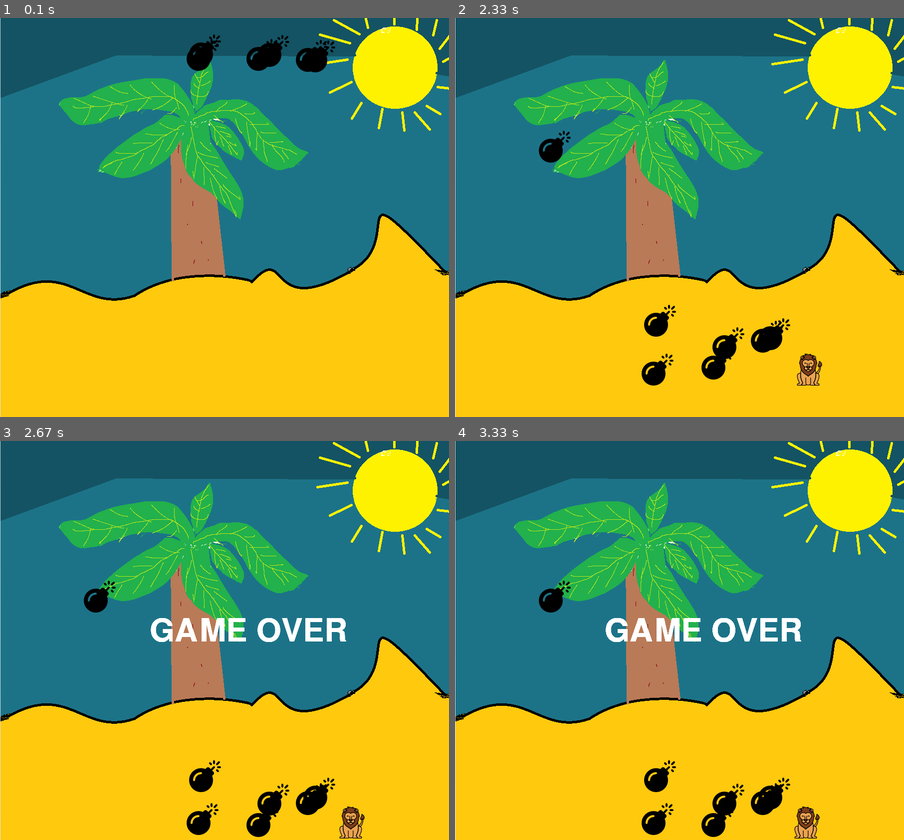
Above: before the commit, frames 1-4 (two rows, left to right).
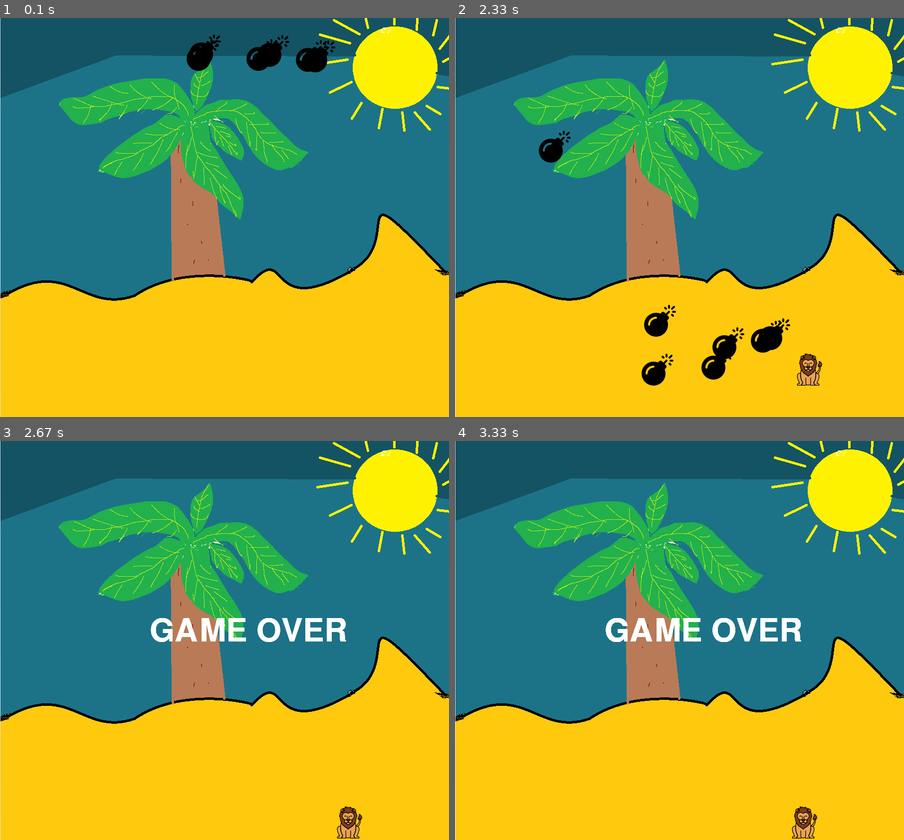
Above: after the commit, the same moments.

Repository: LiO12-user/pygame
Game: pygame game, started from main.py
Same seed, same stepped clock (60 frames per second), same inputs: the game is played once before the commit and once after it.
Inputs:
- Up to frame 1 (0.1 s): no input
- Up to frame 2 (2.33 s): hold Right 0.33-0.8 s; hold Up 0.83-1.13 s; hold Right 1.17-1.63 s; hold Left 1.67-2.2 s; hold Down from 2.23 s (still down)
- Up to frame 3 (2.67 s): release Down at 2.53 s; hold Left from 2.57 s (still down)
- Up to frame 4 (3.33 s): release Left at 2.97 s

Frames 1-2 are identical in both runs. In frame 3, 2.1% of the frame differs, in the area x 18-82%, y 35-100%; in frame 4, 2.1%.

Commit message:
collision detection

Diff:
--- a/main.py
+++ b/main.py
@@ -18,6 +18,7 @@
 counter = 0
 
 # skakanie
+# if img y + 64
 
 pg.display.set_caption('lukas')
 img_pos_x = 0  # #sirka
@@ -37,6 +38,7 @@
 bomb_y = []
 num_of_bombs = 6
 z = num_of_bombs
+k = num_of_bombs
 
 # font
 over_font = pygame.font.Font('freesansbold.ttf', 64)
@@ -113,22 +115,22 @@
     bomb_x.append(random.randint(0, 900 - 64))
     bomb_img.append(pg.image.load('imgs/bomb.png'))
 
-
-
-
 # game loop
+
+n = num_of_bombs
+
+
 is_running = True
 while is_running:
 
     # collision detection
     for i in range(num_of_bombs):
-        if bomb_y[i] < img_pos_y and bomb_y[i] + 64 > img_pos_y and bomb_x[i] < img_pos_x and bomb_x[
-            i] + 64 > img_pos_x:
-            print(num_of_bombs)
+        if bomb_y[i] < img_pos_y and bomb_y[i] + 64 > img_pos_y and bomb_x[i] < img_pos_x and bomb_x[i] + 64 > img_pos_x or img_pos_y + 64 > bomb_y[i] and img_pos_y < bomb_y[i] + 64 and img_pos_x + 64 > bomb_x[i] and img_pos_x < bomb_x[i] + 64:
             for j in range(num_of_bombs):
                 bomb_y[j] = -1000
             mixer.music.stop()
             is_running = False
+
 
     screen.fill((0, 0, 0))
 
@@ -187,34 +189,13 @@
     if can_add:
         if counter % 100 == 0:
             num_of_bombs += 1
-            print(counter)
-            print(num_of_bombs)
             add_new_bomb()
 
     if counter >= 400:
         can_add = False
 
-
-    for i in range(num_of_bombs):
-        if bomb_y[i] < img_pos_y and bomb_y[i] + 64 > img_pos_y and bomb_x[i] < img_pos_x and bomb_x[
-            i] + 64 > img_pos_x:
-            mixer.music.stop()
-            is_running = False
-            for j in range(num_of_bombs):
-                bomb_y[j] = -1000
-
-    while z >= 0:
-        print(z)
-        if bomb_y[z-1] < img_pos_y and bomb_y[z-1] + 64 > img_pos_y and bomb_x[z-1] < img_pos_x and bomb_x[
-            z-1] + 64 > img_pos_x:
-            is_running = False
-            for j in range(num_of_bombs):
-                bomb_y[j] = -1000
-        z -= 1
-
-
-
     pg.display.update()
+
 
 # again
 again = False
